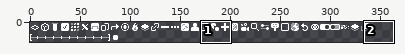
Two states of a pixel-art file, iconSheet.aseprite. Above: a wide view before the commit, with the close-up outlined.
Close-up. Old version:
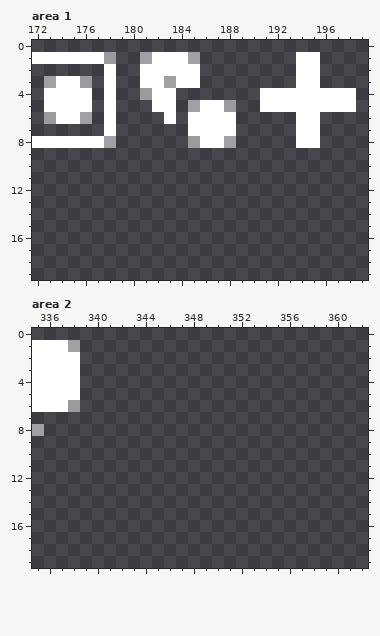
400x20 pixels, 1 frame. Shown: area 1: x 172..199, y 0..19; area 2: x 335..362, y 0..19. The wide view leaves out empty margins.
And afterwards:
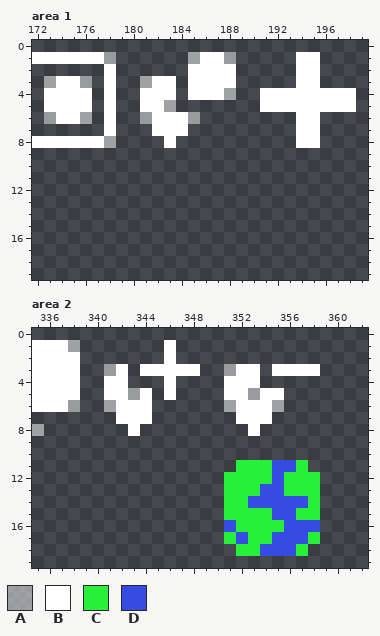
Palette (. is transparent): A #ffffff7c  B #ffffff  C #28ef3a  D #354be2
From old to new:
Area 1:
y 1: x 181..184 ABBB -> ....; x 186..188 ... -> BBA
y 2: x 181..184 BBBB -> ....; x 186..188 ... -> BBB
y 3: x 181 B -> A; x 183..184 AB -> B.; x 186..188 ... -> BBB
y 4: x 181 A -> B; x 185..188 .... -> BBBA
y 5: x 181 . -> B; x 183 B -> A; x 185..188 ABBA -> ....
y 6: x 181..182 .. -> AB; x 184..188 .BBBB -> BA...
y 7: x 182..188 ...BBBB -> BBB....
y 8: x 183 . -> B; x 185..188 ABBA -> ....
Area 2:
y 1..2: x 346 . -> B
y 3: x 341..342 .. -> AB; x 344..348 ..... -> BBBBB; x 351..353 ... -> ABB; x 355..358 .... -> BBBB
y 4: x 341..342 .. -> BB; x 346 . -> B; x 351..353 ... -> BBB
y 5: x 341..344 .... -> BBAB; x 346 . -> B; x 351..355 ..... -> BBABB
y 6: x 341..344 .... -> ABBB; x 351..355 ..... -> ABBBA
y 7: x 342..344 ... -> BBB; x 352..354 ... -> BBB
y 8: x 343 . -> B; x 353 . -> B
y 11: x 352..357 ...... -> CCCDDC
y 12: x 351..358 ........ -> CCCCDCCC
y 13: x 351..358 ........ -> CCCDDCCC
y 14: x 351..358 ........ -> CCDDDDDC
y 15: x 351..358 ........ -> CCCCDDCC
y 16: x 351..358 ........ -> DCCCCDDD
y 17: x 351..358 ........ -> CDCCDDDC
y 18: x 352..357 ...... -> CCDDDC
